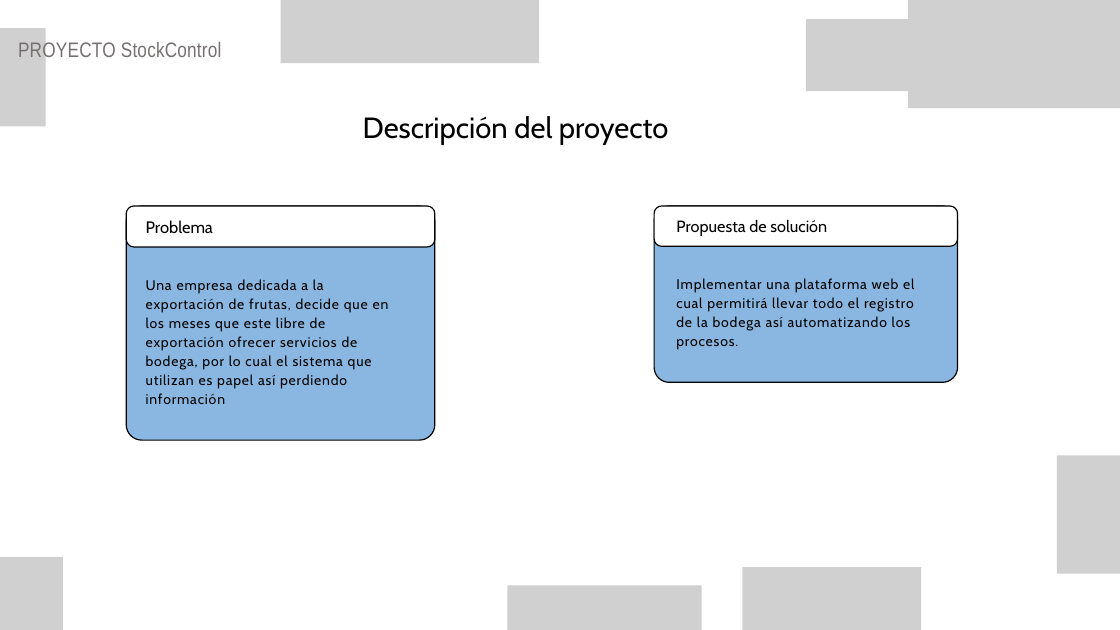
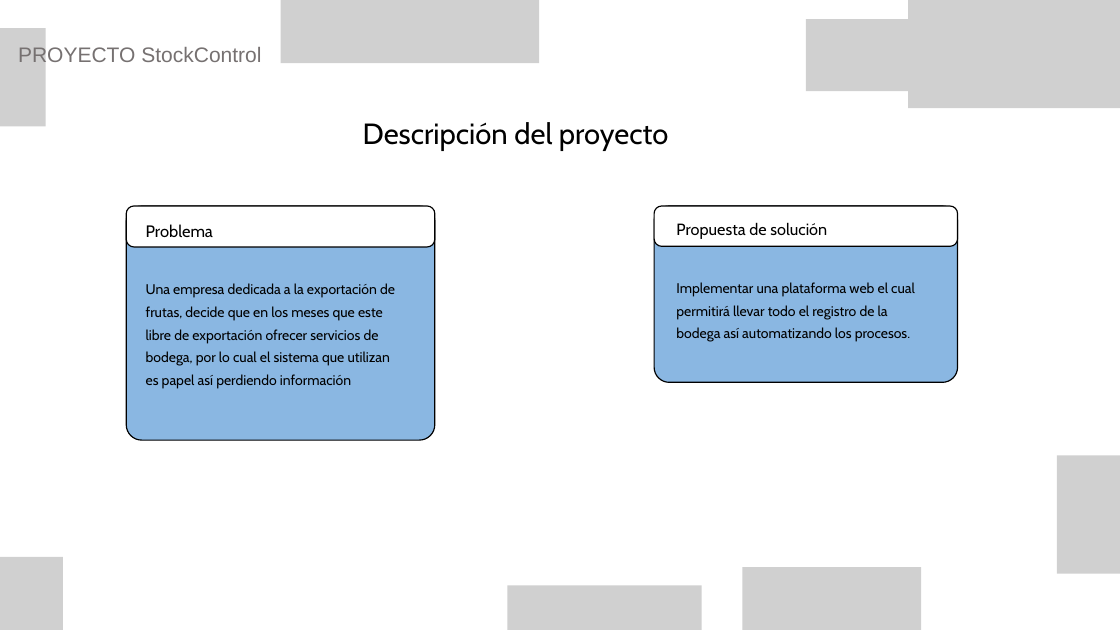
Before and after one commit to NovemiP/CP_PTY4614_4_EQP_4, a slide deck: slide 3 of Fase 2/Evidencias Proyecto/Presentacion Proyecto.pptx. Drawn at 1120x630 pixels with LibreOffice and Linux fonts; fonts in the diff are those of the drawing; grey boxes stand for pictures; background and template pictures are left out. Boxes give left, top, right and bottom in pixels: in the first picture for what was removed or moved away, otherwise in the second. Text is boxed around its words. In the diff, an @@ line names an element or a change of style, - is before the commit and + after.

```diff
--- a/Fase 2/Evidencias Proyecto/Presentacion Proyecto.pptx
+++ b/Fase 2/Evidencias Proyecto/Presentacion Proyecto.pptx
@@ text "PROYECTO StockControl" at (x1=18, y1=45, x2=261, y2=66): font Arial Narrow to Arial, letter spacing 0.2 to 0 pt; line spacing 32.4pt to 1.2 @@
@@ text "Descripción del proyecto" at (x1=363, y1=122, x2=668, y2=151): line spacing 44pt to 1.17 @@
@@ text "Problema" at (x1=146, y1=224, x2=213, y2=237): line spacing 24.9pt to 1.17 @@
@@ text "Propuesta de solución" at (x1=676, y1=222, x2=827, y2=239): line spacing 24.5pt to 1.17 @@
@@ text "Una empresa dedicada a la ..." at (x1=146, y1=283, x2=395, y2=389): letter spacing 1.1 to 0 pt; line spacing 24.3pt to 1.35 @@
@@ text "Implementar una plataforma web el ..." at (x1=676, y1=282, x2=915, y2=342): letter spacing 1.1 to 0 pt; line spacing 24.3pt to 1.35 @@
```
Also in this commit, not shown: 12 other slides changed, 1 slide added, 1 slide removed.
